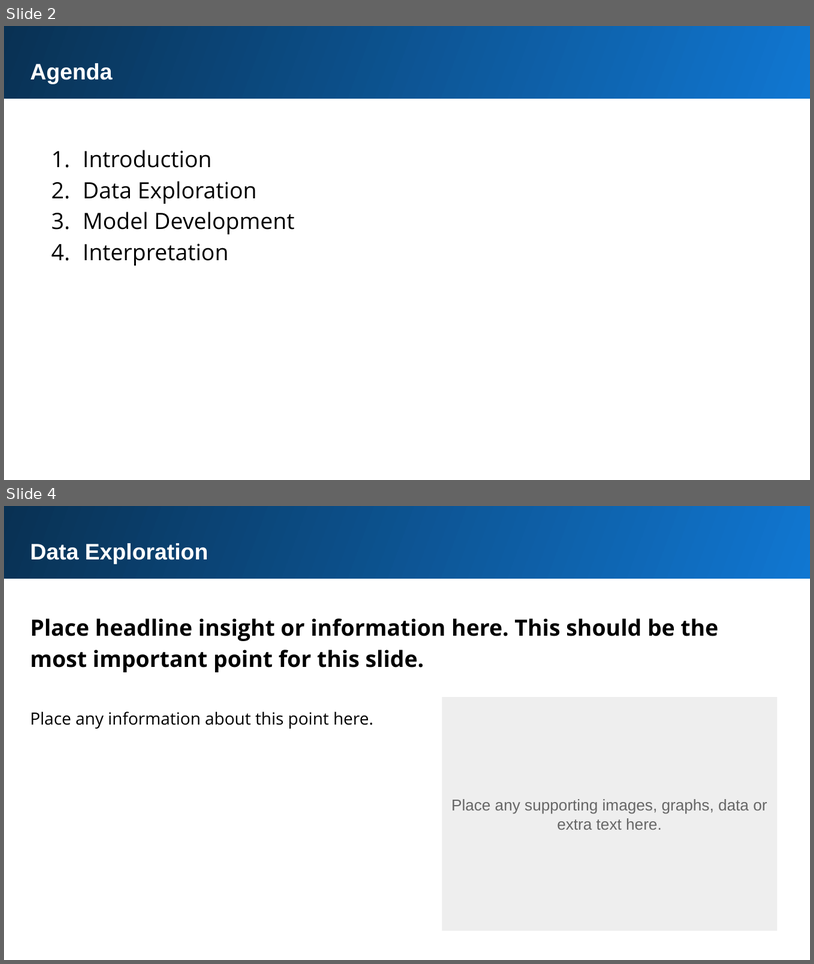
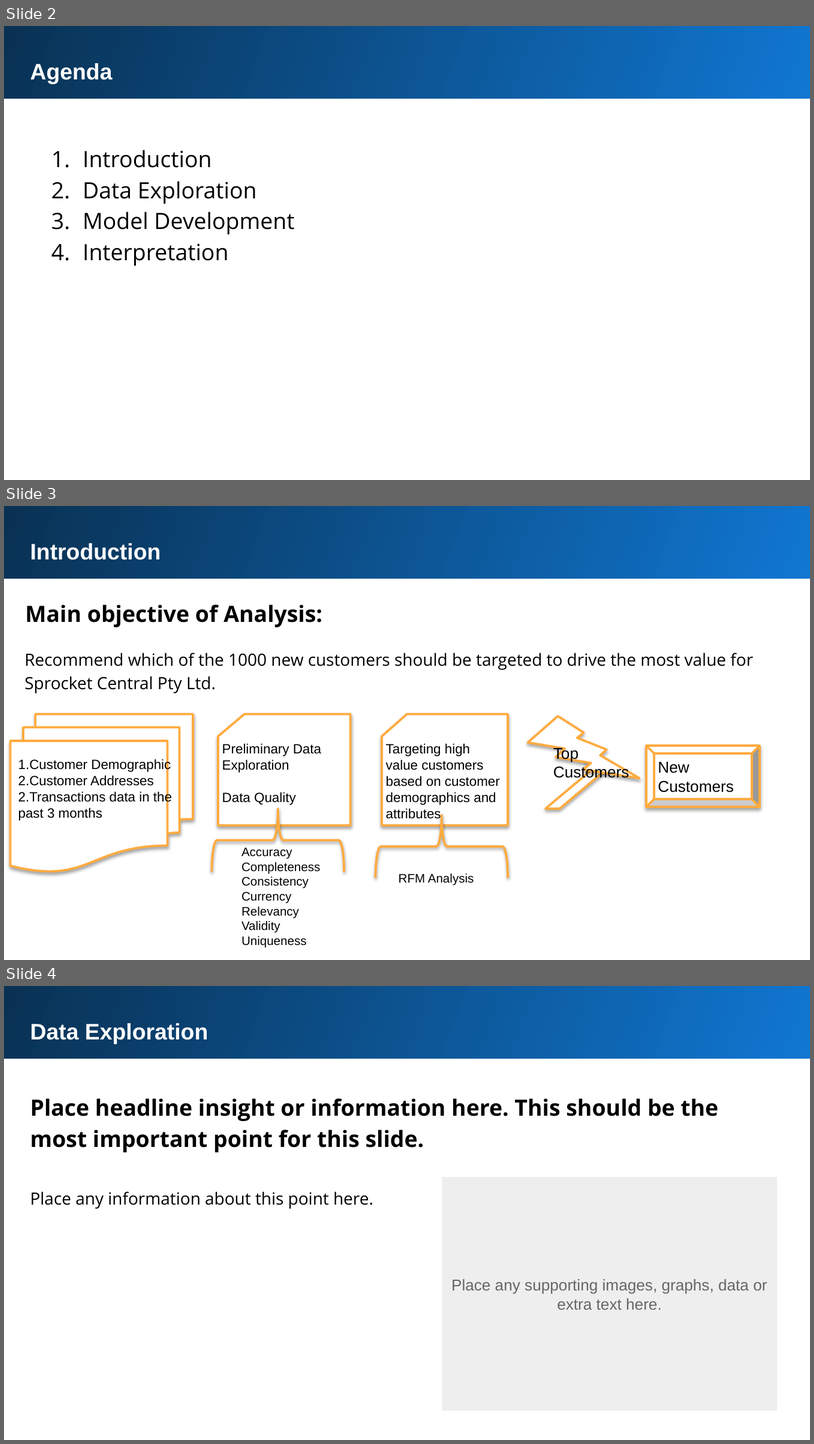
Before and after one commit to npradaschnor/KPMG-Virtual-Internship, a slide deck: Task 2 - Data Insights/Module_2_Template_slide.pptx. Shown one above the other, each under a label of ours: slides 2 and 4 before the commit, slides 2, 3 and 4 after it; the slides between them are not shown. The pictures are 814x964 and 814x1444 pixels, drawn with LibreOffice and Linux fonts; fonts in the diff are those of the drawing. Boxes give left, top, right and bottom in pixels: in the first picture for what was removed or moved away, otherwise in the second. Text is boxed around its words. In the diff, an @@ line names an element or a change of style, - is before the commit and + after.

```diff
--- a/Task 2 - Data Insights/Module_2_Template_slide.pptx
+++ b/Task 2 - Data Insights/Module_2_Template_slide.pptx
@@ slide 3 added at box(4, 506, 810, 960), background #FFFFFF @@
@@ rectangle added at box(4, 506, 810, 579), fill gradient #1077D2 to #093153 @@
@@ text added at box(30, 543, 161, 560), 20 pt, text #FFFFFF, bold @@
+Introduction
@@ text added at box(25, 604, 323, 627), 20 pt, text #000000, bold @@
+Main objective of Analysis:
@@ text added at box(24, 652, 753, 693), 15 pt, text #000000 @@
+Recommend which of the 1000 new customers should be targeted to drive the most value for Sprocket Central Pty Ltd.
@@ lightning bolt added at box(524, 698, 640, 808), fill #FFFFFF, outline #FFAB40 2 pt @@
@@ flow chart multidocument added at box(11, 714, 194, 871), fill #FFFFFF, outline #FFAB40 2 pt @@
@@ flow chart punched card added at box(219, 714, 351, 825), fill #FFFFFF, outline #FFAB40 2 pt, 12 pt, text #000000 @@
+Preliminary Data Exploration
+Data Quality
@@ flow chart punched card added at box(382, 714, 508, 825), fill #FFFFFF, outline #FFAB40 2 pt, 12 pt, text #000000 @@
+Targeting high value customers based on customer demographics and attributes
@@ chevron added at box(546, 726, 609, 808), fill #FFFFFF, outline #FFAB40 2 pt @@
@@ text added at box(554, 746, 629, 781), 14 pt, text #000000 @@
+Top
+Customers
@@ bevel added at box(647, 745, 761, 807), fill #FFFFFF, outline #FFAB40 2 pt, 14 pt, text #000000 @@
+New Customers
@@ text added at box(18, 758, 172, 820), 12 pt, text #000000 @@
+1.Customer Demographic
+2.Customer Addresses
+2.Transactions data in the past 3 months
@@ left brace added at box(212, 808, 344, 871), outline #FFAB40 2 pt @@
@@ left brace added at box(376, 815, 508, 878), outline #FFAB40 2 pt @@
@@ text added at box(242, 847, 320, 948), 11 pt, text #000000 @@
+Accuracy
+Completeness
+Consistency
+Currency
+Relevancy
+Validity
+Uniqueness
@@ text added at box(399, 873, 474, 885), 11 pt, text #000000 @@
+RFM Analysis
```
Also in this commit, not shown: 1 slide changed, 3 other slides added, 3 slides removed, 1 other file.
